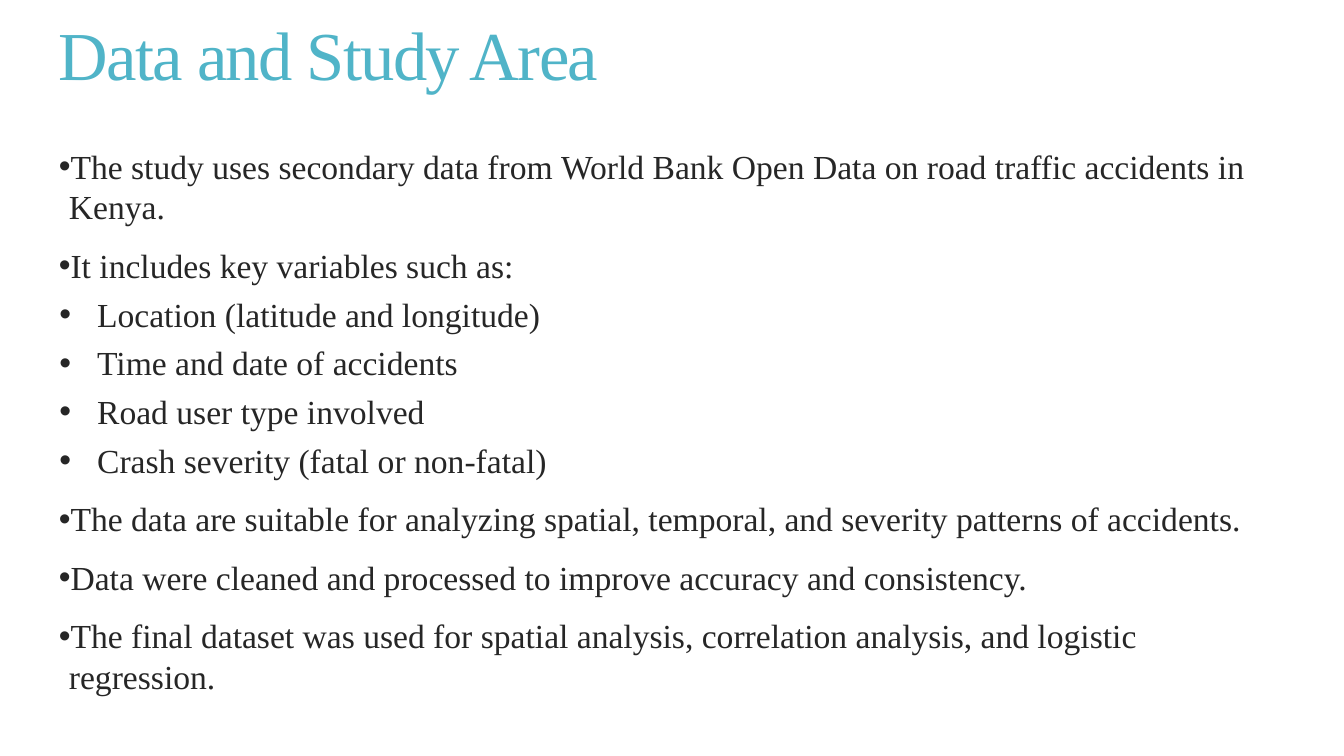
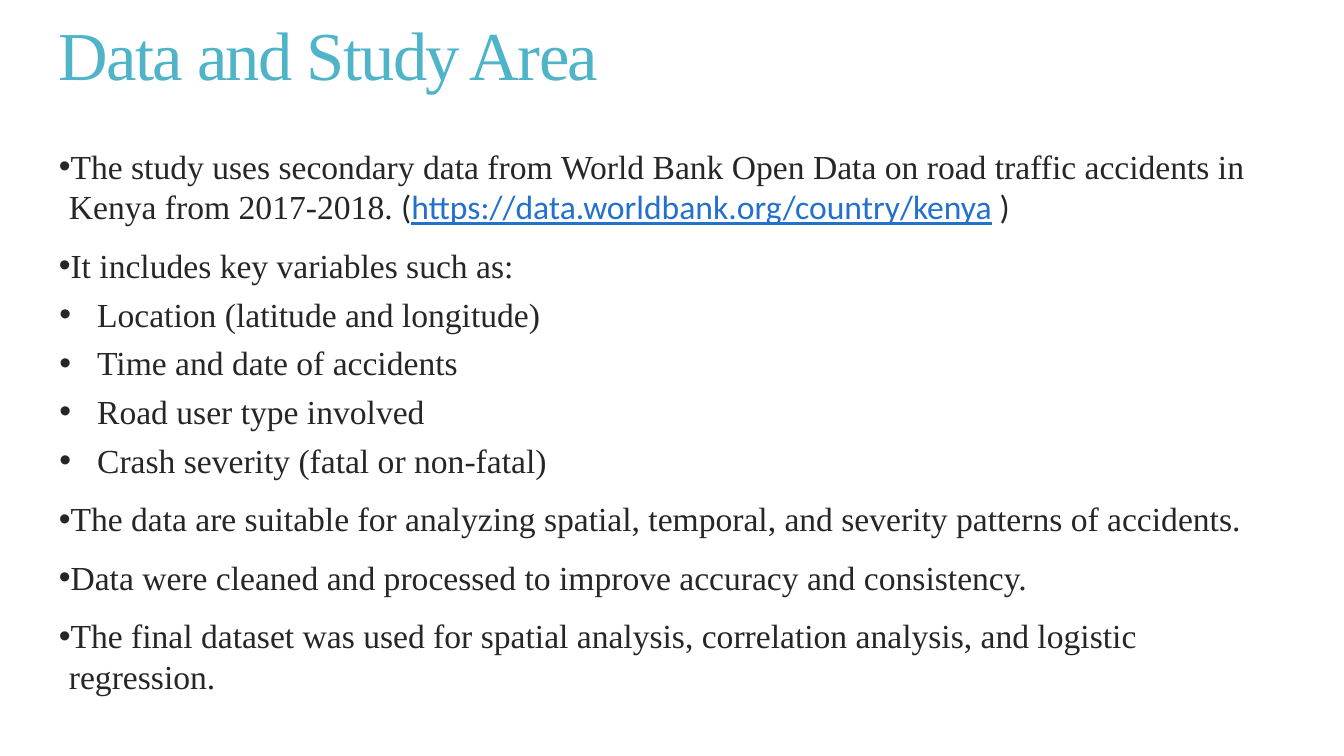
Before and after one commit to lornakendi/road_accidents_proj, a slide deck: slide 6 of report_n_presentation/Spatio-Temporal Analysis of Road Traffic Crashes in Kenya.pptx. Drawn at 1344x756 pixels with LibreOffice and Linux fonts; fonts in the diff are those of the drawing. Boxes give left, top, right and bottom in pixels: in the first picture for what was removed or moved away, otherwise in the second. Text is boxed around its words. In the diff, an @@ line names an element or a change of style, - is before the commit and + after.

```diff
--- a/report_n_presentation/Spatio-Temporal Analysis of Road Traffic Crashes in Kenya.pptx
+++ b/report_n_presentation/Spatio-Temporal Analysis of Road Traffic Crashes in Kenya.pptx
@@ text at (69, 155, 1244, 226): text changed @@
-• The study uses secondary data from World Bank Open Data on road traffic accidents in Kenya.
+• The study uses secondary data from World Bank Open Data on road traffic accidents in Kenya from 2017-2018. (https://data.worldbank.org/country/kenya )
```
Also in this commit, not shown: 6 other slides changed, 1 slide added, 1 other file.
